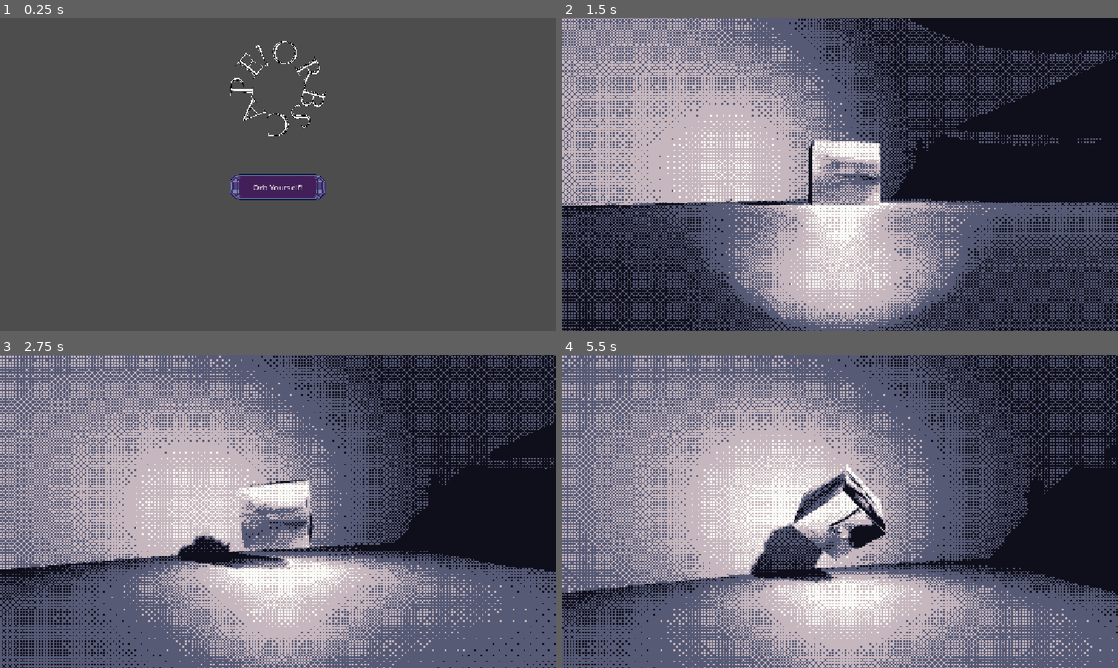
Above: before the commit, frames 1-4 (two rows, left to right).
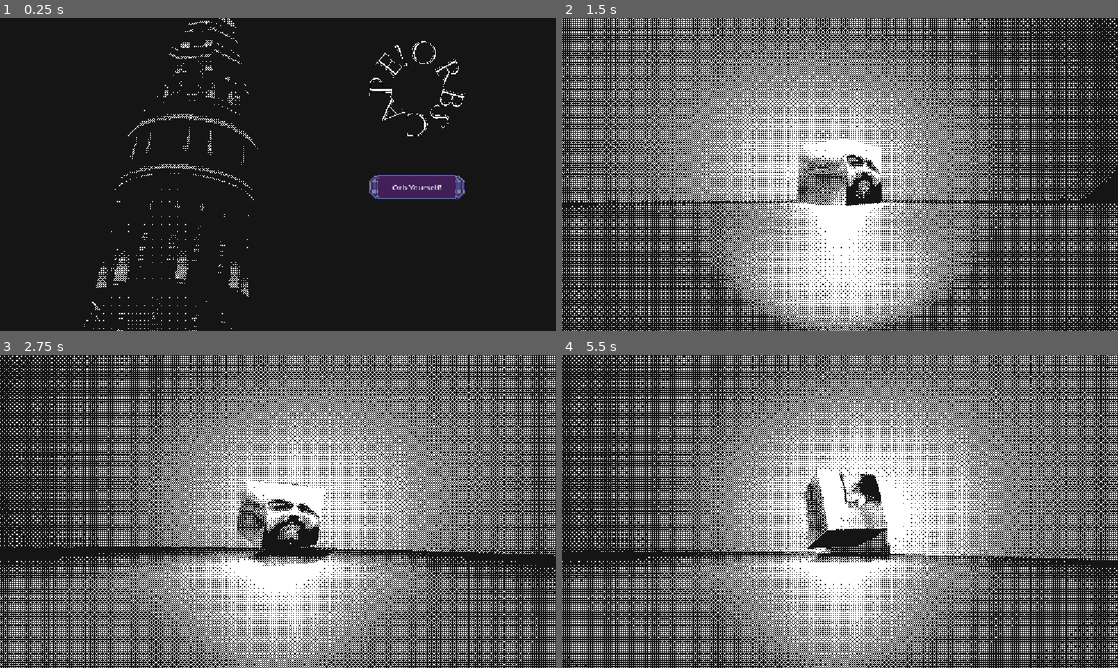
Above: after the commit, the same moments.

Repository: Sgedelta/orbscape
Game: Godot game, scene res://assets/maybe_real_game/menu.tscn
Two runs of this game, one before a commit and one after it. Both use one fixed random seed, a clock stepped at 60 frames per second and the inputs below.
Inputs (mouse positions are in pixels of both pictures, inside the frame that each line leads up to):
- Up to frame 1 (0.25 s): no input
- Up to frame 2 (1.5 s): click "Orb Yourself!" at 0.5 s; tap Enter at 1.25 s; move the mouse to (867, 174) at 1.27 s; tap Mouse wheel down (backward) at 1.35 s
- Up to frame 3 (2.75 s): click (305, 511) at 1.52 s; move the mouse to (250, 511) at 2.02 s; tap Mouse wheel up (forward) at 2.1 s; click (250, 511) at 2.27 s
- Up to frame 4 (5.5 s): move the mouse to (851, 505) at 2.77 s; tap Mouse wheel down (backward) at 2.85, 4.35 s; move the mouse to (834, 517) at 3.52 s; tap Mouse wheel up (forward) at 3.6, 5.1 s; click (834, 517) at 3.77 s; move the mouse to (878, 514) at 4.27 s; click (878, 514) at 4.52 s; move the mouse to (795, 508) at 5.02 s; click (795, 508) at 5.27 s

The runs differ from the first frame. In frame 1, 100% of the frame differs, in the area x 0-100%, y 0-100%; in frame 2, 71%; in frame 3, 83%; in frame 4, 85%.

Commit message:
small changes to title and level

Diff:
--- a/assets/maybe_real_game/GameTower.tscn
+++ b/assets/maybe_real_game/GameTower.tscn
@@ -40,6 +40,40 @@
 [sub_resource type="BoxShape3D" id="BoxShape3D_1dani"]
 size = Vector3(1.8438721, 0.36328125, 0.5029297)
 
+[sub_resource type="PhysicsMaterial" id="PhysicsMaterial_cko3s"]
+friction = 0.8
+bounce = 0.8
+
+[sub_resource type="BoxMesh" id="BoxMesh_cx3vu"]
+size = Vector3(50, 1, 50)
+
+[sub_resource type="BoxShape3D" id="BoxShape3D_dcasu"]
+size = Vector3(50, 1, 50)
+
+[sub_resource type="BoxShape3D" id="BoxShape3D_iqe8c"]
+size = Vector3(50, 1, 50)
+
+[sub_resource type="BoxShape3D" id="BoxShape3D_1var7"]
+size = Vector3(50, 1, 50)
+
+[sub_resource type="BoxShape3D" id="BoxShape3D_q0gc3"]
+size = Vector3(50, 1, 50)
+
+[sub_resource type="BoxShape3D" id="BoxShape3D_f8xyn"]
+size = Vector3(50, 1, 50)
+
+[sub_resource type="BoxShape3D" id="BoxShape3D_375ei"]
+size = Vector3(50, 1, 50)
+
+[sub_resource type="BoxShape3D" id="BoxShape3D_6fj74"]
+size = Vector3(50, 1, 50)
+
+[sub_resource type="BoxShape3D" id="BoxShape3D_6qcea"]
+size = Vector3(50, 1, 50)
+
+[sub_resource type="BoxShape3D" id="BoxShape3D_blw3t"]
+size = Vector3(50, 1, 50)
+
 [node name="GameTower" type="Node3D" unique_id=581105494]
 
 [node name="LevelOne" parent="." unique_id=164788576 instance=ExtResource("1_ofbpu")]
@@ -765,5 +799,96 @@
 checkpoints = Array[Vector3]([Vector3(-5.06, 3.5, 14.787), Vector3(-12.286, 3.5, 1.276), Vector3(-13.969239, 3.9803925, -2.395452), Vector3(4.7967253, 3.9803925, -2.395452), Vector3(4.7967253, 3.9803925, 14.786877)])
 rotation_checkpoints = Array[Vector3]([Vector3(0, 1.5707964, 0), Vector3(0, 1.5707964, 0), Vector3(-1.5707964, 0, 0), Vector3(-1.5707964, 0, 0), Vector3(-1.5707964, 0, 0)])
 
-[node name="Slide2" parent="." unique_id=91870074 instance=ExtResource("5_p0xdo")]
-transform = Transform3D(-8.871677, 0, -4.614471, 0, 10, 0, 4.614471, 0, -8.871677, 13.953722, -93.135925, -23.236494)
+[node name="End" type="Node3D" parent="." unique_id=1687364790]
+transform = Transform3D(1, 0, 0, 0, 1, 0, 0, 0, 1, 0, -56.874092, 0)
+
+[node name="Slide2" parent="End" unique_id=91870074 instance=ExtResource("5_p0xdo")]
+transform = Transform3D(-8.871677, 0, -4.614471, 0, 10, 0, 4.614471, 0, -8.871677, 13.953722, -36.261833, -23.236494)
+
+[node name="SpotLight3D" type="SpotLight3D" parent="End" unique_id=1478762297]
+transform = Transform3D(1, 0, 0, 0, 0.91168934, 0.4108802, 0, -0.4108802, 0.91168934, 0, 11.855827, 15.531124)
+light_energy = 9.044
+shadow_enabled = true
+spot_range = 97.36275
+
+[node name="SpotLight3D2" type="SpotLight3D" parent="End" unique_id=1165019177]
+transform = Transform3D(0.11646488, -0.5710622, 0.8126031, 0.02213916, 0.81946045, 0.5727082, -0.99294806, -0.04871005, 0.1080812, 19.183722, 11.855827, -13.834602)
+light_energy = 9.044
+shadow_enabled = true
+spot_range = 42.476223
+
+[node name="StaticBody3D" type="StaticBody3D" parent="End" unique_id=730352426]
+transform = Transform3D(1, 0, 0, 0, 1, 0, 0, 0, 1, 5.097044, -50.065605, -39.34455)
+physics_material_override = SubResource("PhysicsMaterial_cko3s")
+
+[node name="MeshInstance3D" type="MeshInstance3D" parent="End/StaticBody3D" unique_id=62492171]
+transform = Transform3D(1, 0, 0, 0, 1, 0, 0, 0, 1, 3.5790024, 0, 0)
+mesh = SubResource("BoxMesh_cx3vu")
+
+[node name="CollisionShape3D" type="CollisionShape3D" parent="End/StaticBody3D" unique_id=1280575718]
+transform = Transform3D(1, 0, 0, 0, 1, 0, 0, 0, 1, 3.5790024, 0, 0)
+shape = SubResource("BoxShape3D_dcasu")
+
+[node name="MeshInstance3D2" type="MeshInstance3D" parent="End/StaticBody3D" unique_id=771847773]
+transform = Transform3D(1, 0, 0, 0, 0.8606674, 0.50916755, 0, -0.50916755, 0.8606674, 3.5790024, 9.795486, 37.164135)
+mesh = SubResource("BoxMesh_cx3vu")
+
+[node name="CollisionShape3D2" type="CollisionShape3D" parent="End/StaticBody3D" unique_id=2026509335]
+transform = Transform3D(1, 0, 0, 0, 0.8606674, 0.50916755, 0, -0.50916755, 0.8606674, 3.5790024, 9.795486, 37.164135)
+shape = SubResource("BoxShape3D_iqe8c")
+
+[node name="MeshInstance3D3" type="MeshInstance3D" parent="End/StaticBody3D" unique_id=430106890]
+transform = Transform3D(-1, -4.451284e-08, 7.5241935e-08, 0, 0.8606674, 0.50916755, -8.742278e-08, 0.50916755, -0.8606674, 3.5790024, 9.795486, -40.436867)
+mesh = SubResource("BoxMesh_cx3vu")
+
+[node name="CollisionShape3D3" type="CollisionShape3D" parent="End/StaticBody3D" unique_id=1619265656]
+transform = Transform3D(-1, -4.451284e-08, 7.5241935e-08, 0, 0.8606674, 0.50916755, -8.742278e-08, 0.50916755, -0.8606674, 3.5790024, 9.795486, -40.436867)
+shape = SubResource("BoxShape3D_1var7")
+
+[node name="MeshInstance3D4" type="MeshInstance3D" parent="End/StaticBody3D" unique_id=1835310064]
+transform = Transform3D(-4.371139e-08, 0.50916755, -0.8606674, 0, 0.8606674, 0.50916755, 1, 2.225642e-08, -3.7620968e-08, -37.143555, 9.795486, -1.344635)
+mesh = SubResource("BoxMesh_cx3vu")
+
+[node name="CollisionShape3D4" type="CollisionShape3D" parent="End/StaticBody3D" unique_id=1831411448]
+transform = Transform3D(-4.371139e-08, 0.50916755, -0.8606674, 0, 0.8606674, 0.50916755, 1, 2.225642e-08, -3.7620968e-08, -37.143555, 9.795486, -1.344635)
+shape = SubResource("BoxShape3D_q0gc3")
+
+[node name="MeshInstance3D5" type="MeshInstance3D" parent="End/StaticBody3D" unique_id=177864263]
+transform = Transform3D(1.3113416e-07, -0.50916755, 0.8606674, 0, 0.8606674, 0.50916755, -1, -6.676926e-08, 1.1286291e-07, 44.119705, 9.795486, -1.344635)
+mesh = SubResource("BoxMesh_cx3vu")
+
+[node name="CollisionShape3D5" type="CollisionShape3D" parent="End/StaticBody3D" unique_id=1711357271]
+transform = Transform3D(1.3113416e-07, -0.50916755, 0.8606674, 0, 0.8606674, 0.50916755, -1, -6.676926e-08, 1.1286291e-07, 44.119705, 9.795486, -1.344635)
+shape = SubResource("BoxShape3D_f8xyn")
+
+[node name="MeshInstance3D6" type="MeshInstance3D" parent="End/StaticBody3D" unique_id=1204945788]
+transform = Transform3D(0.7071069, -0.36003578, 0.6085837, 3.5527137e-15, 0.8606674, 0.50916755, -0.70710665, -0.3600359, 0.6085838, 32.161125, 9.795486, 26.72718)
+mesh = SubResource("BoxMesh_cx3vu")
+
+[node name="CollisionShape3D6" type="CollisionShape3D" parent="End/StaticBody3D" unique_id=1352957522]
+transform = Transform3D(0.7071069, -0.36003578, 0.6085837, 3.5527137e-15, 0.8606674, 0.50916755, -0.70710665, -0.3600359, 0.6085838, 32.161125, 9.795486, 26.72718)
+shape = SubResource("BoxShape3D_375ei")
+
+[node name="MeshInstance3D7" type="MeshInstance3D" parent="End/StaticBody3D" unique_id=1743673982]
+transform = Transform3D(-0.7071067, -0.36003587, 0.6085838, 3.5527135e-15, 0.86066735, 0.5091675, -0.7071068, 0.36003584, -0.60858375, 32.26168, 9.964569, -29.742462)
+mesh = SubResource("BoxMesh_cx3vu")
+
+[node name="CollisionShape3D7" type="CollisionShape3D" parent="End/StaticBody3D" unique_id=568962161]
+transform = Transform3D(-0.7071067, -0.36003587, 0.6085838, 3.5527135e-15, 0.86066735, 0.5091675, -0.7071068, 0.36003584, -0.60858375, 32.26168, 9.964569, -29.742462)
+shape = SubResource("BoxShape3D_6fj74")
+
+[node name="MeshInstance3D8" type="MeshInstance3D" parent="End/StaticBody3D" unique_id=2009696004]
+transform = Transform3D(-0.70710677, 0.36003584, -0.6085838, -2.107342e-08, 0.86066735, 0.5091675, 0.70710677, 0.3600359, -0.60858375, -26.178534, 9.964569, -30.169472)
+mesh = SubResource("BoxMesh_cx3vu")
+
+[node name="CollisionShape3D8" type="CollisionShape3D" parent="End/StaticBody3D" unique_id=1570279932]
+transform = Transform3D(-0.70710677, 0.36003584, -0.6085838, -2.107342e-08, 0.86066735, 0.5091675, 0.70710677, 0.3600359, -0.60858375, -26.178534, 9.964569, -30.169472)
+shape = SubResource("BoxShape3D_6qcea")
+
+[node name="MeshInstance3D9" type="MeshInstance3D" parent="End/StaticBody3D" unique_id=724051887]
+transform = Transform3D(0.8660253, 0.2545839, -0.43033367, -2.107342e-08, 0.86066735, 0.5091675, 0.5, -0.44095197, 0.7453599, -31.784565, 9.964569, 30.085155)
+mesh = SubResource("BoxMesh_cx3vu")
+
+[node name="CollisionShape3D9" type="CollisionShape3D" parent="End/StaticBody3D" unique_id=320231617]
+transform = Transform3D(0.8660253, 0.2545839, -0.43033367, -2.107342e-08, 0.86066735, 0.5091675, 0.5, -0.44095197, 0.7453599, -30.901836, 9.964569, 32.36824)
+shape = SubResource("BoxShape3D_blw3t")
--- a/assets/maybe_real_game/filter_display.tscn
+++ b/assets/maybe_real_game/filter_display.tscn
@@ -1,18 +1,18 @@
 [gd_scene format=3 uid="uid://cbjmgbtbndhaq"]
 
 [ext_resource type="Shader" uid="uid://dske138voidgj" path="res://shader/dither.gdshader" id="1_8sw32"]
-[ext_resource type="Texture2D" uid="uid://cd0uyvstgg2je" path="res://assets/palette_hollow.png" id="2_n4nl8"]
+[ext_resource type="Texture2D" uid="uid://b7e6sm50r3ivn" path="res://assets/palette_mono.png" id="2_g63gb"]
 [ext_resource type="Texture2D" uid="uid://rqm7tbh40kcj" path="res://assets/dither_matrix.png" id="3_wo5wd"]
 [ext_resource type="PackedScene" uid="uid://txdpuwhoj7ag" path="res://assets/maybe_real_game/GameTower.tscn" id="4_n4nl8"]
 
 [sub_resource type="ShaderMaterial" id="ShaderMaterial_ojcrw"]
 shader = ExtResource("1_8sw32")
 shader_parameter/u_dither_tex = ExtResource("3_wo5wd")
-shader_parameter/u_color_tex = ExtResource("2_n4nl8")
-shader_parameter/u_bit_depth = 44
-shader_parameter/u_contrast = 1.865
-shader_parameter/u_offset = -0.265
-shader_parameter/u_dither_size = 3
+shader_parameter/u_color_tex = ExtResource("2_g63gb")
+shader_parameter/u_bit_depth = 32
+shader_parameter/u_contrast = 2.06
+shader_parameter/u_offset = -0.255
+shader_parameter/u_dither_size = 2
 
 [sub_resource type="ViewportTexture" id="ViewportTexture_n4nl8"]
 viewport_path = NodePath("SubViewportContainer/SubViewport")
--- a/assets/maybe_real_game/menu.tscn
+++ b/assets/maybe_real_game/menu.tscn
@@ -4,6 +4,23 @@
 [ext_resource type="Script" uid="uid://cbf63ewricxbe" path="res://assets/maybe_real_game/menu.gd" id="1_q6qj2"]
 [ext_resource type="PackedScene" uid="uid://cbjmgbtbndhaq" path="res://assets/maybe_real_game/filter_display.tscn" id="2_quscv"]
 [ext_resource type="Texture2D" uid="uid://bwy1oby8cu2wd" path="res://assets/random_bs_go/OrbscapeButtonFrame.png" id="3_ii8mm"]
+[ext_resource type="PackedScene" uid="uid://cmm3laexqb7vv" path="res://assets/maybe_real_game/title_filter_display.tscn" id="3_lhs6i"]
+[ext_resource type="Shader" uid="uid://dske138voidgj" path="res://shader/dither.gdshader" id="4_2yx1d"]
+[ext_resource type="Texture2D" uid="uid://b7e6sm50r3ivn" path="res://assets/palette_mono.png" id="5_2x3sg"]
+[ext_resource type="Texture2D" uid="uid://rqm7tbh40kcj" path="res://assets/dither_matrix.png" id="6_oq61m"]
+
+[sub_resource type="ShaderMaterial" id="ShaderMaterial_puq5g"]
+resource_local_to_scene = true
+shader = ExtResource("4_2yx1d")
+shader_parameter/u_dither_tex = ExtResource("6_oq61m")
+shader_parameter/u_color_tex = ExtResource("5_2x3sg")
+shader_parameter/u_bit_depth = 32
+shader_parameter/u_contrast = 1.585
+shader_parameter/u_offset = -0.255
+shader_parameter/u_dither_size = 2
+
+[sub_resource type="ViewportTexture" id="ViewportTexture_8an1d"]
+viewport_path = NodePath("SubViewportContainer/SubViewport")
 
 [sub_resource type="StyleBoxTexture" id="StyleBoxTexture_27m30"]
 texture = ExtResource("3_ii8mm")
@@ -45,8 +62,14 @@
 script = ExtResource("1_q6qj2")
 game_scene = ExtResource("2_quscv")
 
+[node name="TextureRect" parent="." unique_id=300592302 instance=ExtResource("3_lhs6i")]
+material = SubResource("ShaderMaterial_puq5g")
+layout_mode = 1
+texture = SubResource("ViewportTexture_8an1d")
+
 [node name="Title" type="Control" parent="." unique_id=1999999995]
 layout_mode = 1
+anchor_left = 0.5
 anchor_top = 0.15
 anchor_right = 1.0
 anchor_bottom = 0.3
@@ -55,8 +78,8 @@
 unique_name_in_owner = true
 layout_mode = 1
 anchors_preset = -1
-anchor_left = 0.4
-anchor_right = 0.6
+anchor_left = 0.3
+anchor_right = 0.7
 anchor_bottom = 1.0
 grow_horizontal = 2
 grow_vertical = 2
@@ -67,10 +90,10 @@
 
 [node name="Buttons" type="Control" parent="." unique_id=678644324]
 layout_mode = 1
-anchor_left = 0.35
+anchor_left = 0.6
 anchor_top = 0.5
-anchor_right = 0.65
-anchor_bottom = 0.7
+anchor_right = 0.9
+anchor_bottom = 0.8
 
 [node name="VBoxContainer" type="VBoxContainer" parent="Buttons" unique_id=1371729507]
 layout_mode = 1
--- a/assets/maybe_real_game/pieces/Slide.tscn
+++ b/assets/maybe_real_game/pieces/Slide.tscn
@@ -1,6 +1,9 @@
 [gd_scene format=3 uid="uid://dqwykaxnct045"]
 
 [ext_resource type="PackedScene" uid="uid://bnplhbj1x72fl" path="res://assets/Slide2.fbx" id="1_dpsey"]
+
+[sub_resource type="PhysicsMaterial" id="PhysicsMaterial_quscv"]
+friction = 0.1
 
 [sub_resource type="ConcavePolygonShape3D" id="ConcavePolygonShape3D_dpsey"]
 data = PackedVector3Array(0.0021, 0.0015, 0.0009, 0.0019999999, 0.0009999999, 0.0015, 0.0016, 0.0001, 0.00059999997, 0. …(136343 unchanged characters)…
@@ -8,6 +11,7 @@
 [node name="Slide2" unique_id=91870074 instance=ExtResource("1_dpsey")]
 
 [node name="StaticBody3D" type="StaticBody3D" parent="." index="1" unique_id=1879629110]
+physics_material_override = SubResource("PhysicsMaterial_quscv")
 
 [node name="CollisionShape3D" type="CollisionShape3D" parent="StaticBody3D" index="0" unique_id=573643477]
 transform = Transform3D(100, 0, 0, 0, -1.1920929e-05, 99.99999, 0, -99.99999, -1.1920929e-05, 0, 0, 0)
--- /dev/null
+++ b/assets/maybe_real_game/title_filter_display.tscn
@@ -0,0 +1,41 @@
+[gd_scene format=3 uid="uid://cmm3laexqb7vv"]
+
+[ext_resource type="Shader" uid="uid://dske138voidgj" path="res://shader/dither.gdshader" id="1_8823f"]
+[ext_resource type="Texture2D" uid="uid://b7e6sm50r3ivn" path="res://assets/palette_mono.png" id="2_20j8m"]
+[ext_resource type="Texture2D" uid="uid://rqm7tbh40kcj" path="res://assets/dither_matrix.png" id="3_e02fm"]
+[ext_resource type="PackedScene" uid="uid://lonxpb84tagw" path="res://assets/maybe_real_game/title_render_scene.tscn" id="4_8823f"]
+
+[sub_resource type="ShaderMaterial" id="ShaderMaterial_ojcrw"]
+resource_local_to_scene = true
+shader = ExtResource("1_8823f")
+shader_parameter/u_dither_tex = ExtResource("3_e02fm")
+shader_parameter/u_color_tex = ExtResource("2_20j8m")
+shader_parameter/u_bit_depth = 32
+shader_parameter/u_contrast = 1.585
+shader_parameter/u_offset = -0.255
+shader_parameter/u_dither_size = 2
+
+[sub_resource type="ViewportTexture" id="ViewportTexture_n4nl8"]
+viewport_path = NodePath("SubViewportContainer/SubViewport")
+
+[node name="TextureRect" type="TextureRect" unique_id=300592302]
+material = SubResource("ShaderMaterial_ojcrw")
+anchors_preset = 15
+anchor_right = 1.0
+anchor_bottom = 1.0
+grow_horizontal = 2
+grow_vertical = 2
+texture = SubResource("ViewportTexture_n4nl8")
+
+[node name="SubViewportContainer" type="SubViewportContainer" parent="." unique_id=156858114]
+show_behind_parent = true
+layout_mode = 0
+offset_right = 40.0
+offset_bottom = 40.0
+
+[node name="SubViewport" type="SubViewport" parent="SubViewportContainer" unique_id=302341405]
+handle_input_locally = false
+size = Vector2i(1080, 720)
+render_target_update_mode = 4
+
+[node name="TestLevel" parent="SubViewportContainer/SubViewport" unique_id=5879746 instance=ExtResource("4_8823f")]
--- /dev/null
+++ b/assets/maybe_real_game/title_render_scene.tscn
@@ -0,0 +1,30 @@
+[gd_scene format=3 uid="uid://lonxpb84tagw"]
+
+[ext_resource type="PackedScene" uid="uid://dyoy2r4x0vk15" path="res://assets/Orbscape_Tower.fbx" id="1_52l5t"]
+
+[sub_resource type="ProceduralSkyMaterial" id="ProceduralSkyMaterial_8ge1m"]
+sky_top_color = Color(0, 0, 0, 1)
+sky_horizon_color = Color(0.38199684, 0.00046041876, 0.47804677, 1)
+sky_curve = 0.20490597
+
+[sub_resource type="Sky" id="Sky_cx3vu"]
+sky_material = SubResource("ProceduralSkyMaterial_8ge1m")
+
+[sub_resource type="Environment" id="Environment_27m30"]
+background_mode = 2
+sky = SubResource("Sky_cx3vu")
+
+[node name="TestLevel" type="Node3D" unique_id=5879746]
+
+[node name="Orbscape_Tower" parent="." unique_id=574919772 instance=ExtResource("1_52l5t")]
+transform = Transform3D(1, 0, 0, 0, 1, 0, 0, 0, 1, 1.1365929, -2.547308, -17.17052)
+
+[node name="DirectionalLight3D" type="DirectionalLight3D" parent="." unique_id=1054873557]
+transform = Transform3D(1, 0, 0, 0, 0.19175963, 0.9814419, 0, -0.9814419, 0.19175963, 0, 9.497283, 0)
+
+[node name="Camera3D" type="Camera3D" parent="." unique_id=566606706]
+transform = Transform3D(0.9945219, 0.053444684, 0.08983232, 0, 0.8594061, -0.51129353, -0.104528375, 0.50849265, 0.85469824, 18.609581, 7.0258064, 32.633816)
+fov = 50.5
+
+[node name="WorldEnvironment" type="WorldEnvironment" parent="." unique_id=54841263]
+environment = SubResource("Environment_27m30")
Binary file added: assets/maybe_real_game/OrbscapeMenuImage.png
Not shown, added: assets/maybe_real_game/OrbscapeMenuImage.png.import
